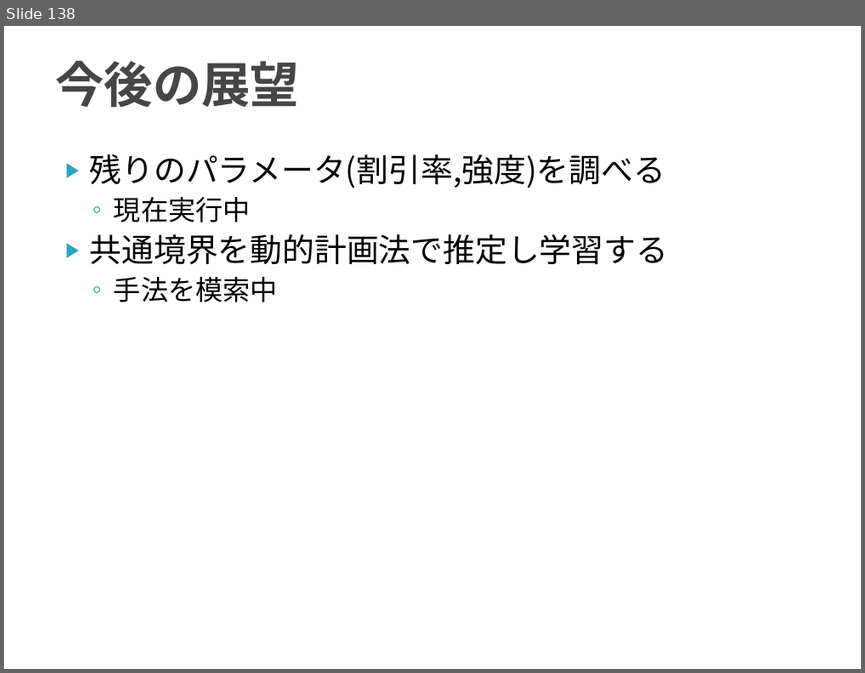
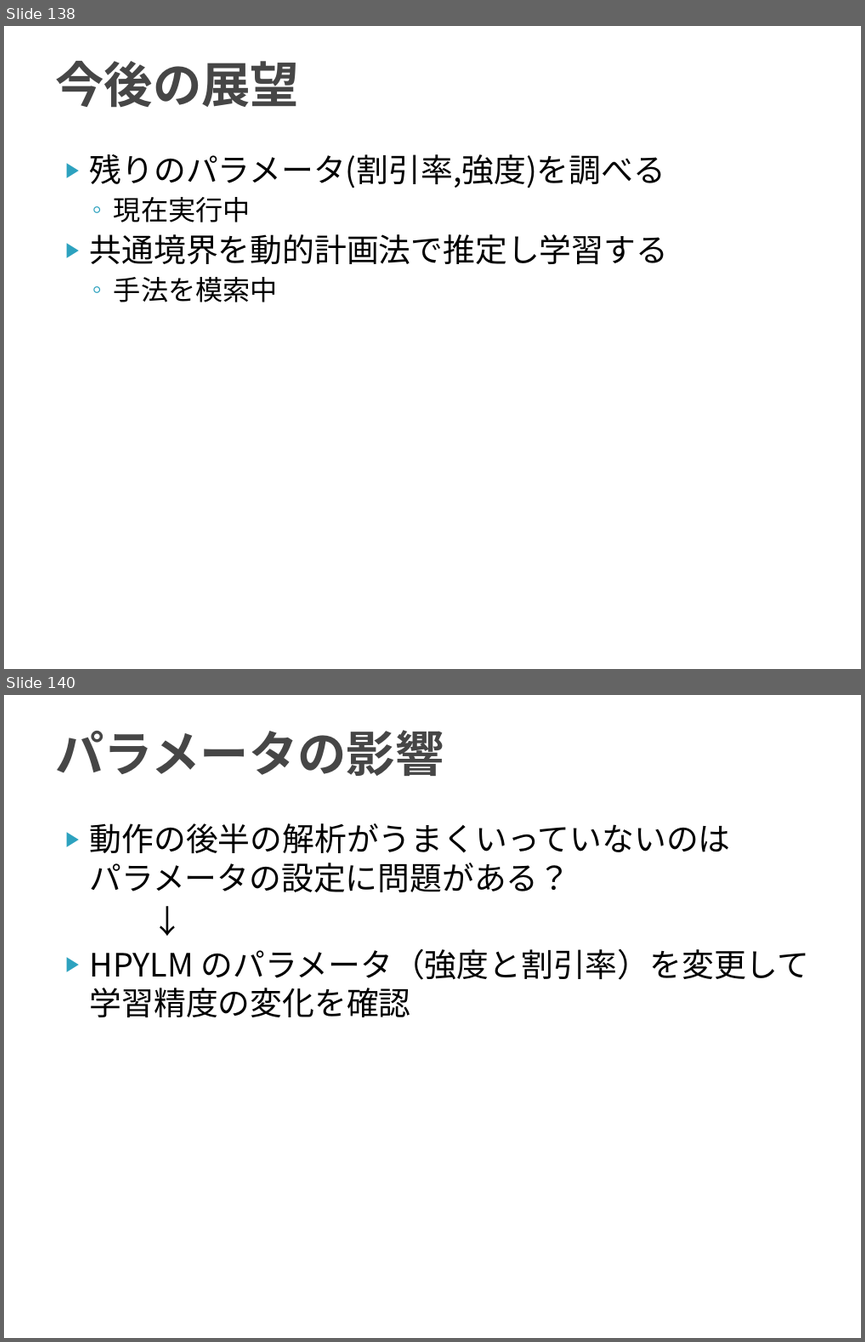
Before and after one commit to TetsuyaKomota/MyMasterStudies, a slide deck: slides/discussion2016.pptx. Shown one above the other, each under a label of ours: slide 138 before the commit, slides 138 and 140 after it; the slides between them are not shown. The pictures are 865x673 and 865x1342 pixels, drawn with LibreOffice and Linux fonts; fonts in the diff are those of the drawing. Boxes give left, top, right and bottom in pixels: in the first picture for what was removed or moved away, otherwise in the second. Text is boxed around its words. In the diff, an @@ line names an element or a change of style, - is before the commit and + after.

```diff
--- a/slides/discussion2016.pptx
+++ b/slides/discussion2016.pptx
@@ slide 140 added at [4,695,861,1338], background #FFFFFF @@
@@ title added at [55,730,443,776], 41 pt, text #464646, bold @@
+パラメータの影響
@@ text added at [90,823,809,1017], 27 pt, text #000000 @@
+▶ 動作の後半の解析がうまくいっていないのは
+  パラメータの設定に問題がある？
+↓
+▶ HPYLM のパラメータ（強度と割引率）を変更して
+  学習精度の変化を確認
```
Also in this commit, not shown: 6 other slides added, 4 other files.
